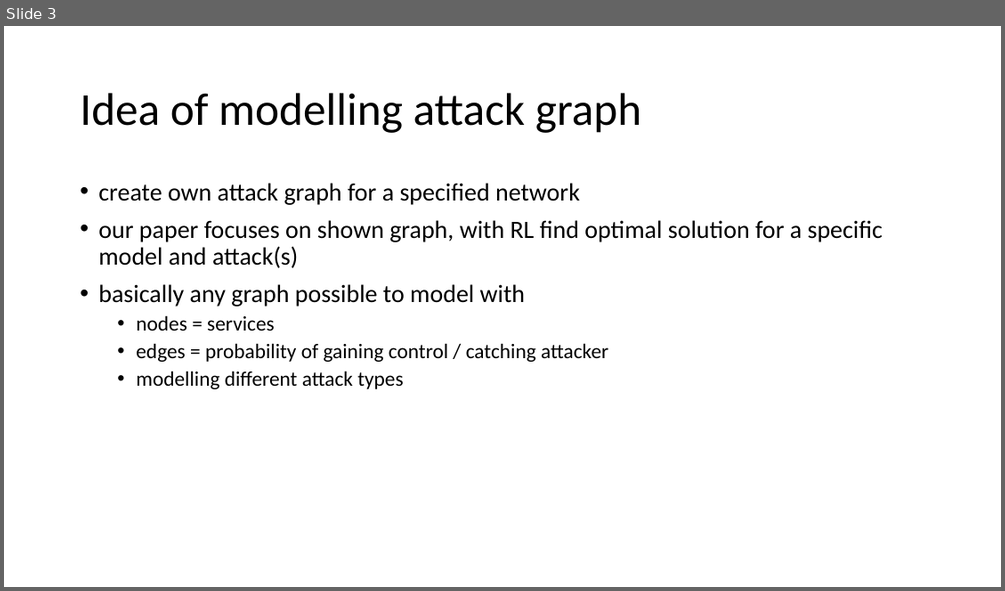
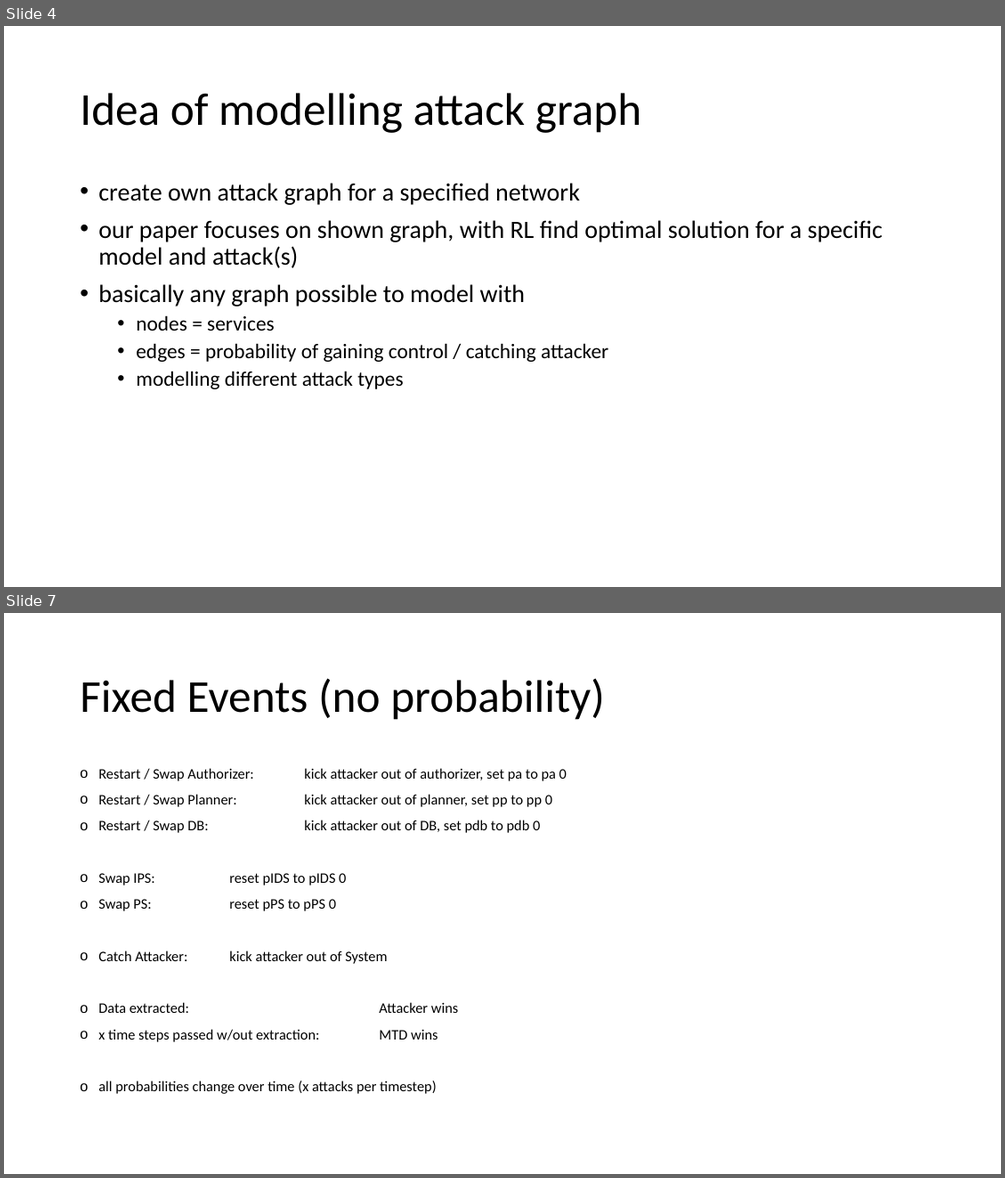
Before and after one commit to cailllev/PA, a slide deck: Model.pptx. Shown one above the other, each under a label of ours: slide 3 before the commit, slides 4 and 7 after it; the slides between them are not shown. The pictures are 1005x591 and 1005x1178 pixels, drawn with LibreOffice and Linux fonts; fonts in the diff are those of the drawing. Boxes give left, top, right and bottom in pixels: in the first picture for what was removed or moved away, otherwise in the second. Text is boxed around its words. In the diff, an @@ line names an element or a change of style, - is before the commit and + after.

```diff
--- a/Model.pptx
+++ b/Model.pptx
@@ slide 7 added at (4,613,1001,1174), background #FFFFFF @@
@@ title added at (80,678,605,720), 44 pt, text #000000 @@
+Fixed Events (no probability)
@@ text added at (98,768,566,1094), 14 pt, text #000000 @@
+o Restart / Swap Authorizer: kick attacker out of authorizer, set pa to pa 0
+o Restart / Swap Planner: kick attacker out of planner, set pp to pp 0
+o Restart / Swap DB: kick attacker out of DB, set pdb to pdb 0
+o Swap IPS: reset pIDS to pIDS 0
+o Swap PS: reset pPS to pPS 0
+o Catch Attacker: kick attacker out of System
+o Data extracted: Attacker wins
+o x time steps passed w/out extraction: MTD wins
+o all probabilities change over time (x attacks per timestep)
@@ what was slide 3 is now slide 4 @@
```
Also in this commit, not shown: 8 other slides added.
